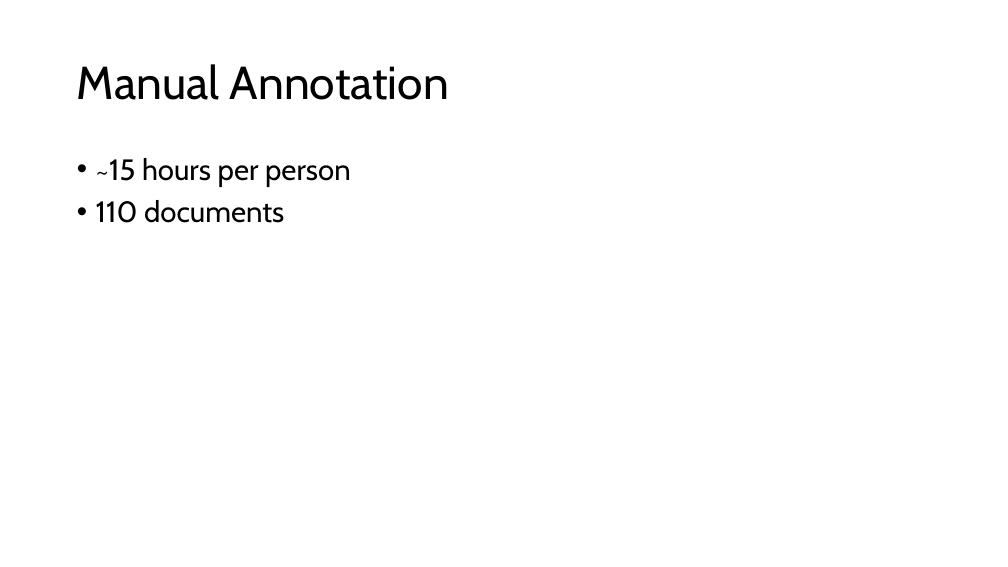
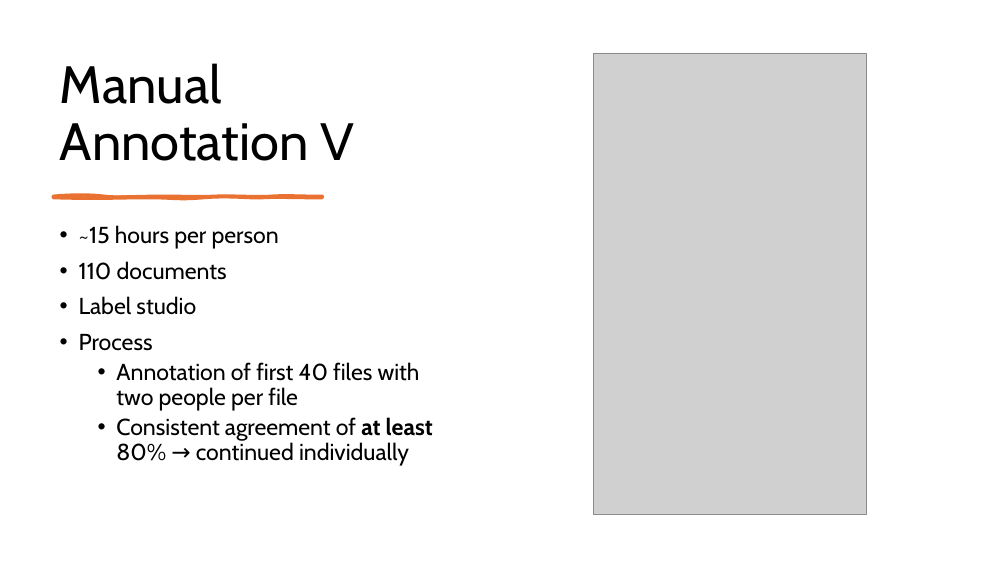
Before and after one commit to kiliankoeck/NLP, a slide deck: slide 8 of NLP-Group18.pptx. Drawn at 1008x567 pixels with LibreOffice and Linux fonts; fonts in the diff are those of the drawing; grey boxes stand for pictures. Boxes give left, top, right and bottom in pixels: in the first picture for what was removed or moved away, otherwise in the second. Text is boxed around its words. In the diff, an @@ line names an element or a change of style, - is before the commit and + after.

```diff
--- a/NLP-Group18.pptx
+++ b/NLP-Group18.pptx
@@ title "Manual Annotation V" at <box>60,63,355,161</box>: vertical alignment middle to bottom @@
@@ picture added at <box>594,53,867,514</box> @@
@@ title at <box>60,63,355,161</box>: text changed; size 44 to 50 pt @@
-Manual Annotation
+Manual Annotation V
@@ freeform shape added at <box>53,197,322,198</box>, fill #E97132, outline #E97132 3 pt @@
@@ text "~15 hours per person": place and size @@
-text "~15 hours per person" at <box>96,158,351,223</box>
+text "~15 hours per person" at <box>79,225,433,466</box>
@@ text at <box>79,225,279,280</box>: size 28 to 22 pt in "~15 hours per person", "110 documents" @@
@@ text at <box>79,296,433,466</box>: paragraphs added @@
+• Label studio
+• Process
+  • Annotation of first 40 files with two people per file
+  • Consistent agreement of at least 80% → continued individually
```
Also in this commit, not shown: 6 other slides changed, 6 slides added, 5 slides removed.
